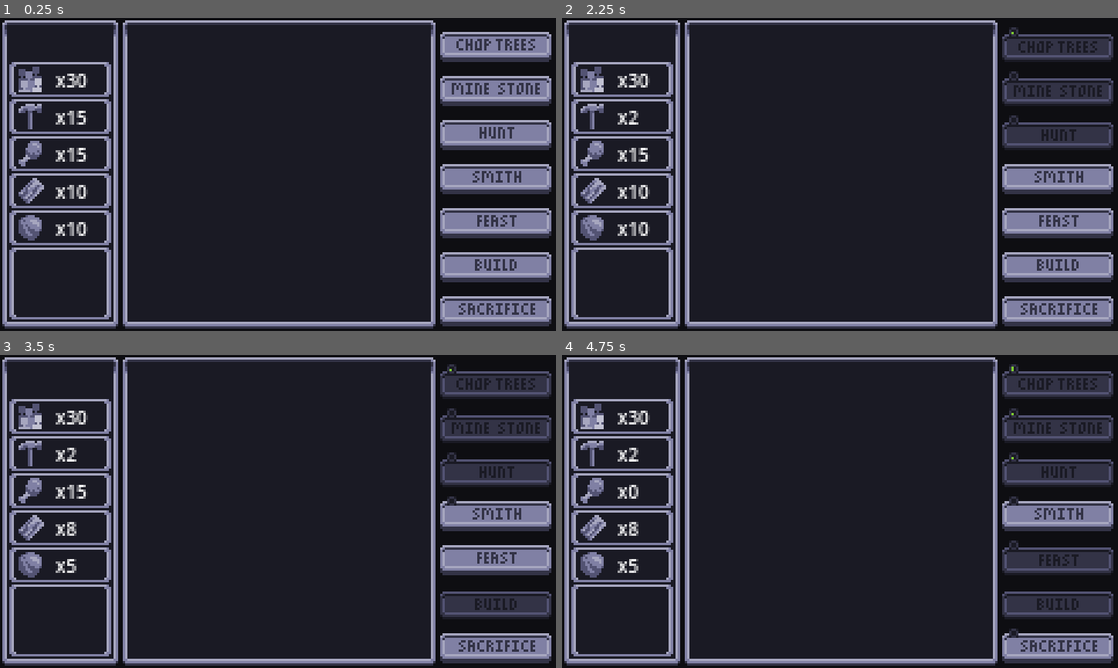
Above: before the commit, frames 1-4 (two rows, left to right).
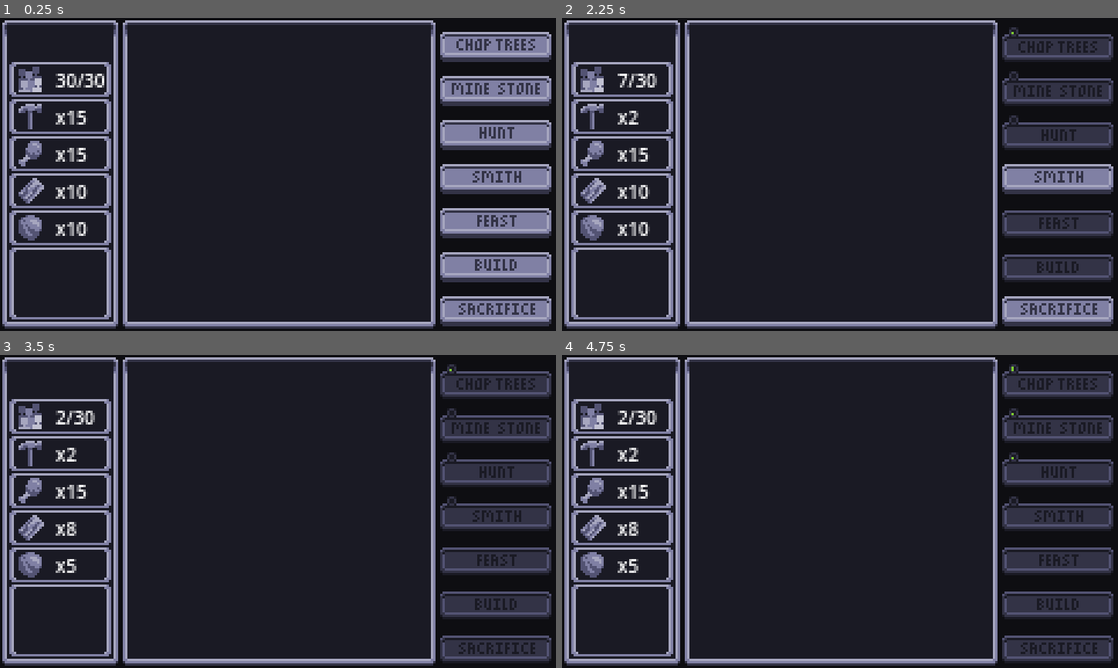
Above: after the commit, the same moments.

Repository: Gugubo/Inevitable
Game: Godot game, scene res://main.tscn
Same seed, same stepped clock (60 frames per second), same inputs: the game is played once before the commit and once after it.
Inputs (mouse positions are in pixels of both pictures, inside the frame that each line leads up to):
- Up to frame 1 (0.25 s): no input
- Up to frame 2 (2.25 s): click (1056, 46) at 0.5 s; click (1056, 89) at 1.25 s; click (1056, 133) at 2 s
- Up to frame 3 (3.5 s): click (494, 514) at 2.75 s
- Up to frame 4 (4.75 s): click (1056, 561) at 3.52 s; click (1056, 649) at 4.27 s

The runs differ from the first frame. In frame 1, 0.3% of the frame differs, in the area x 10-19%, y 17-23%; in frame 2, 3.6%; in frame 3, 5.2%, in the area x 10-100%, y 17-99%; in frame 4, 3.7%.

Commit message:
Add idle/total population

Diff:
--- a/actions/action_runner.gd
+++ b/actions/action_runner.gd
@@ -11,6 +11,9 @@
 
 	# Remove items from inventory
 	GameState.consume_items(action.required_items)
+
+	# Remove idle population
+	GameState.work(action.required_population)
 
 	# Create timer
 	_timer = get_tree().create_timer(action.duration)
@@ -30,6 +33,9 @@
 	for item in gathered_loot:
 		GameState.add_item(item, gathered_loot[item])
 
+	# Add to idle population again
+	GameState.feierabend(action.required_population)
+
 	# Update other effects
 	GameState.add_morale(action.morale)
 	GameState.add_corruption(action.corruption)
--- a/game_state.gd
+++ b/game_state.gd
@@ -5,7 +5,8 @@
 signal inventory_changed(item: Item)
 signal population_changed
 
-var population = 0
+var total_population = 0
+var idle_population = 0
 var morale = 0
 var corruption = 0
 
@@ -27,7 +28,9 @@
 
 
 func reset() -> void:
-	population = 30
+	total_population = 30
+	idle_population = total_population
+
 	morale = 100
 	corruption = 0
 
@@ -58,7 +61,17 @@
 
 
 func has_idle_population(population_needed: int) -> bool:
-	return population >= population_needed
+	return idle_population >= population_needed
+
+
+func work(workers: int) -> void:
+	idle_population -= workers
+	population_changed.emit()
+
+
+func feierabend(workers: int) -> void:
+	idle_population += workers
+	population_changed.emit()
 
 
 func add_morale(morale_delta: int) -> void:
@@ -73,5 +86,7 @@
 	if population_delta == 0:
 		return
 
-	population += population_delta
+	total_population += population_delta
+	idle_population += population_delta
+
 	population_changed.emit()
--- a/population_count.gd
+++ b/population_count.gd
@@ -7,4 +7,4 @@
 
 
 func _on_population_changed():
-	text = "x" + str(GameState.population)
+	text = str(GameState.idle_population) + "/" + str(GameState.total_population)
